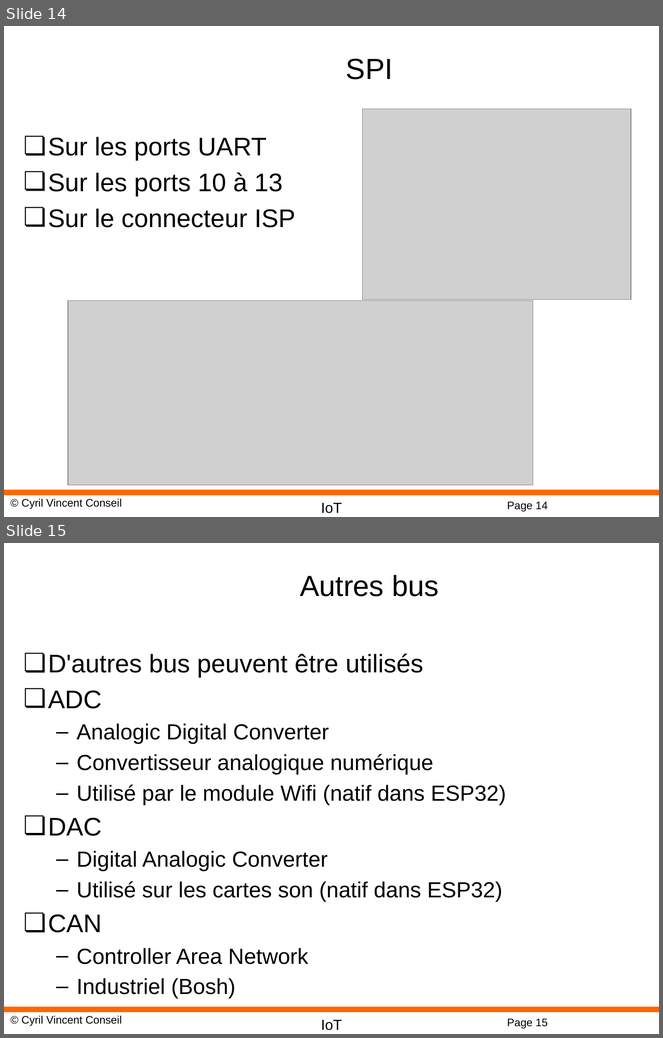
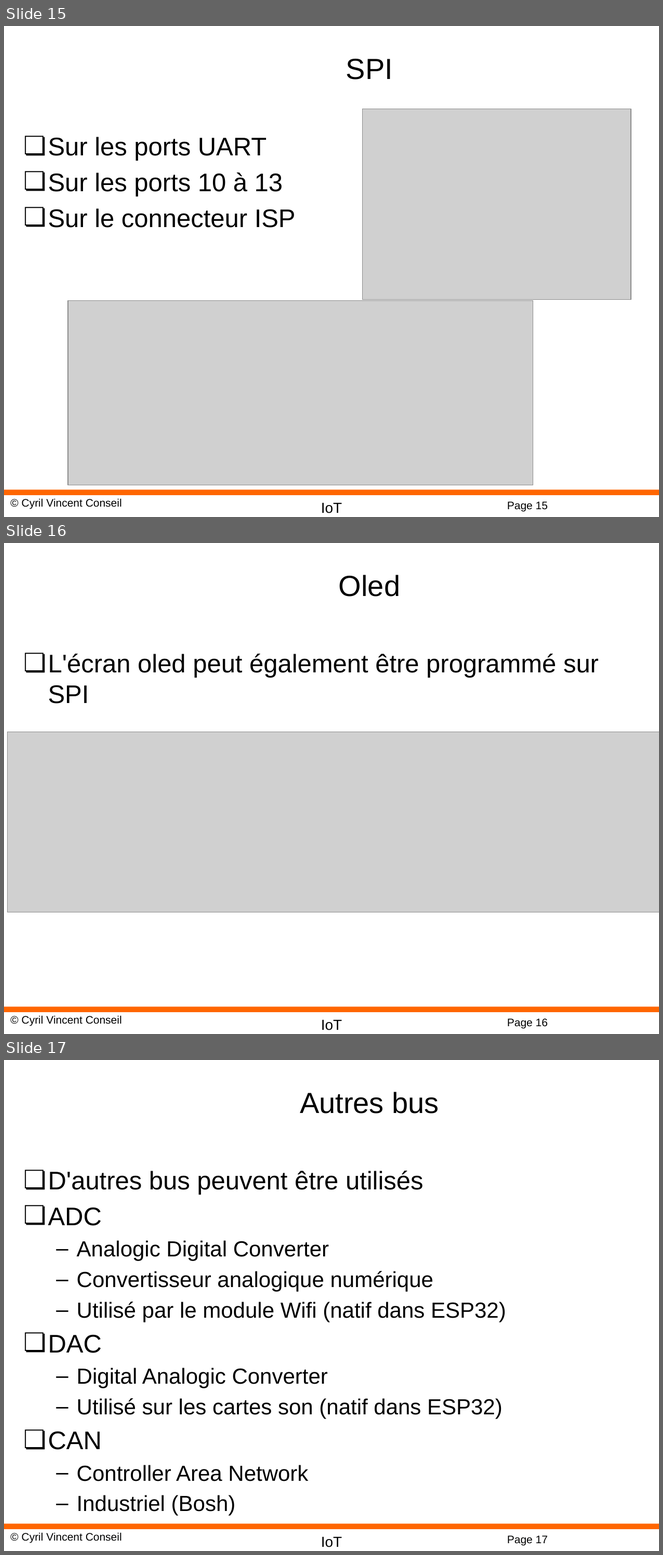
Before and after one commit to cyrilvincent/IoT, a slide deck: ppt/IoT20-MicropythonBus.pptx. Shown one above the other, each under a label of ours: slides 14 and 15 before the commit, slides 15, 16 and 17 after it. The pictures are 663x1038 and 663x1555 pixels, drawn with LibreOffice and Linux fonts; fonts in the diff are those of the drawing; grey boxes stand for pictures; background and template pictures are left out. Boxes give left, top, right and bottom in pixels: in the first picture for what was removed or moved away, otherwise in the second. Text is boxed around its words. In the diff, an @@ line names an element or a change of style, - is before the commit and + after.

Commit message:
oled

```diff
--- a/ppt/IoT20-MicropythonBus.pptx
+++ b/ppt/IoT20-MicropythonBus.pptx
@@ slide 16 added at box(4, 543, 659, 1034), background #FFFFFF; not listed: 4 template elements that a slide beside it also shows @@
@@ title added at box(339, 575, 400, 597), 32 pt, text #000000 @@
+Oled
@@ text added at box(48, 654, 599, 704), 28 pt, text #000000 @@
+❏ L'écran oled peut également être programmé sur SPI
@@ picture added at box(7, 732, 659, 913) @@
@@ what was slide 14 is now slide 15 @@
@@ page number at box(507, 502, 548, 512): text changed @@
-Page 14
+Page 15
@@ what was slide 15 is now slide 17 @@
@@ page number at box(507, 1536, 548, 1546): text changed @@
-Page 15
+Page 17
```
Also in this commit, not shown: 1 slide changed, 3 other slides added, 1 slide removed, 5 other files.
